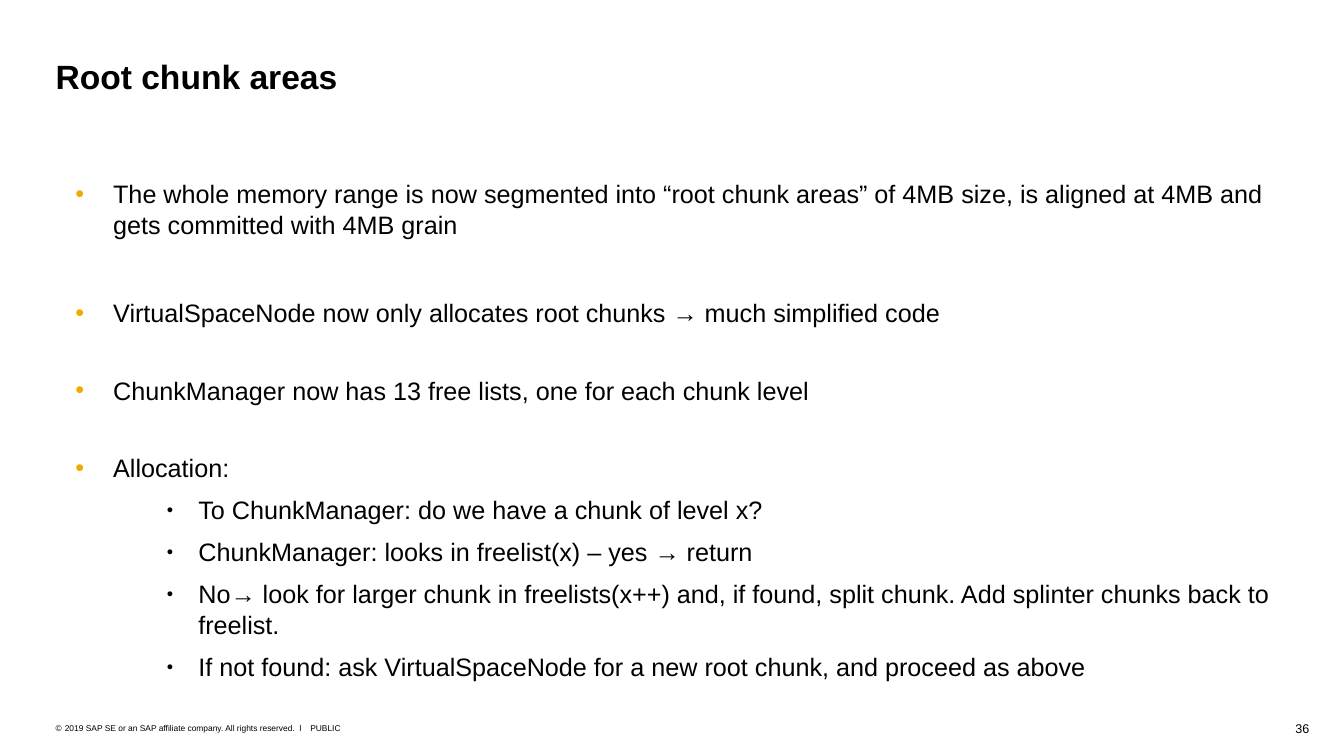
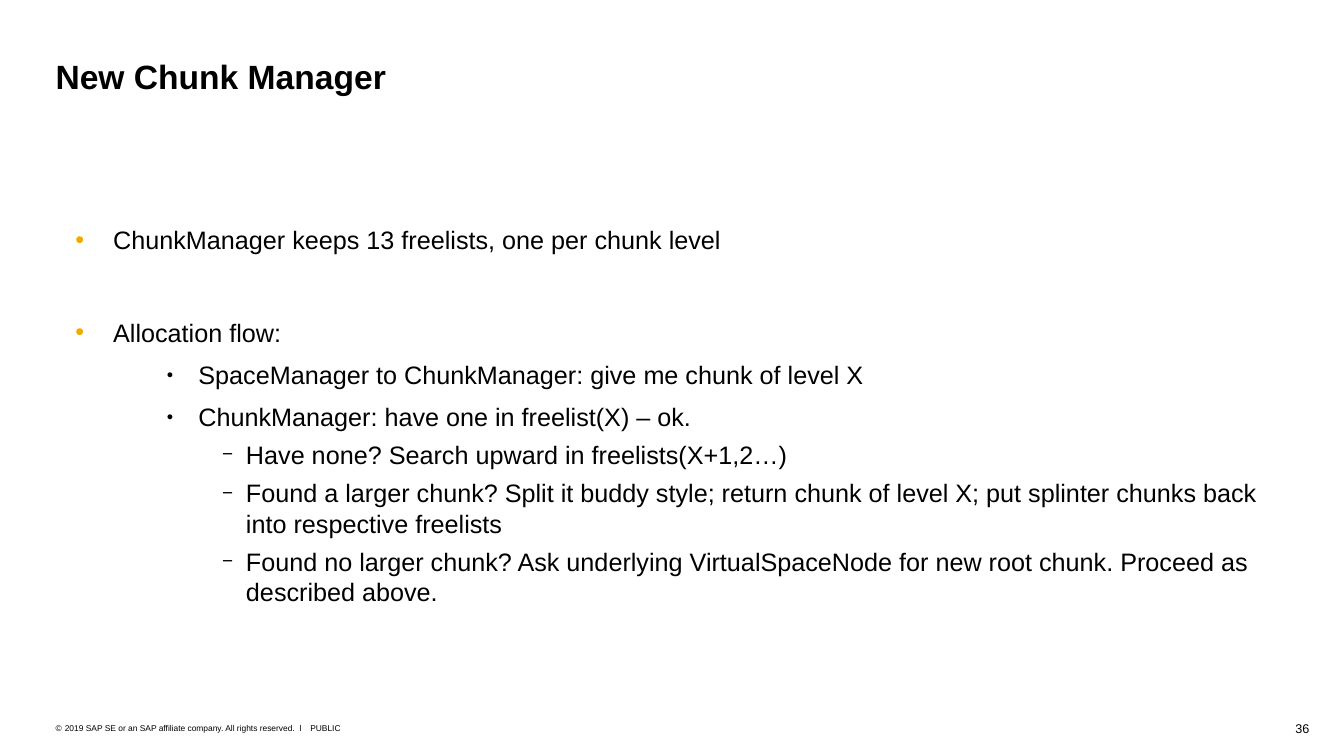
Before and after one commit to tstuefe/JEP387, a slide deck: slide 36 of pres/elastic-metaspace.odp. Drawn at 1344x756 pixels with LibreOffice and Linux fonts; fonts in the diff are those of the drawing. Boxes give left, top, right and bottom in pixels: in the first picture for what was removed or moved away, otherwise in the second. Text is boxed around its words. In the diff, an @@ line names an element or a change of style, - is before the commit and + after.

```diff
--- a/pres/elastic-metaspace.odp
+++ b/pres/elastic-metaspace.odp
@@ title at (x1=56, y1=64, x2=386, y2=96): text changed @@
-Root chunk areas
+New Chunk Manager
@@ text at (x1=113, y1=230, x2=1256, y2=602): text changed @@
-  • The whole memory range is now segmented into “root chunk areas” of 4MB size, is aligned at 4MB and gets committed with 4MB grain
-  • VirtualSpaceNode now only allocates root chunks → much simplified code
-  • ChunkManager now has 13 free lists, one for each chunk level
-  • Allocation:
-    ● To ChunkManager: do we have a chunk of level x?
-    ● ChunkManager: looks in freelist(x) – yes → return
-    ● No→ look for larger chunk in freelists(x++) and, if found, split chunk. Add splinter chunks back to freelist.
-    ● If not found: ask VirtualSpaceNode for a new root chunk, and proceed as above
+  • ChunkManager keeps 13 freelists, one per chunk level
+  • Allocation flow:
+    ● SpaceManager to ChunkManager: give me chunk of level X
+    ● ChunkManager: have one in freelist(X) – ok.
+      − Have none? Search upward in freelists(X+1,2…)
+      − Found a larger chunk? Split it buddy style; return chunk of level X; put splinter chunks back into respective freelists
+      − Found no larger chunk? Ask underlying VirtualSpaceNode for new root chunk. Proceed as described above.
```
Also in this commit, not shown: 28 other slides changed, 1 slide added, 1 slide removed, 1 other file.
